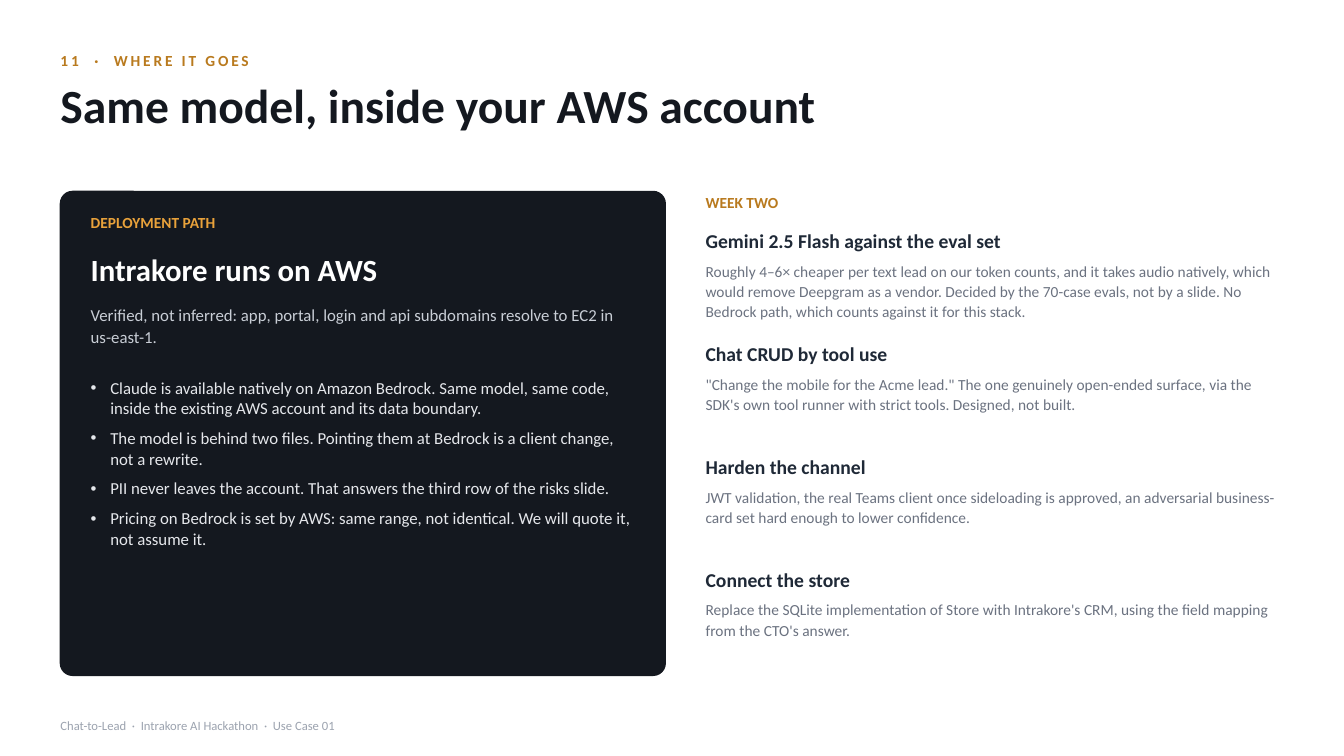
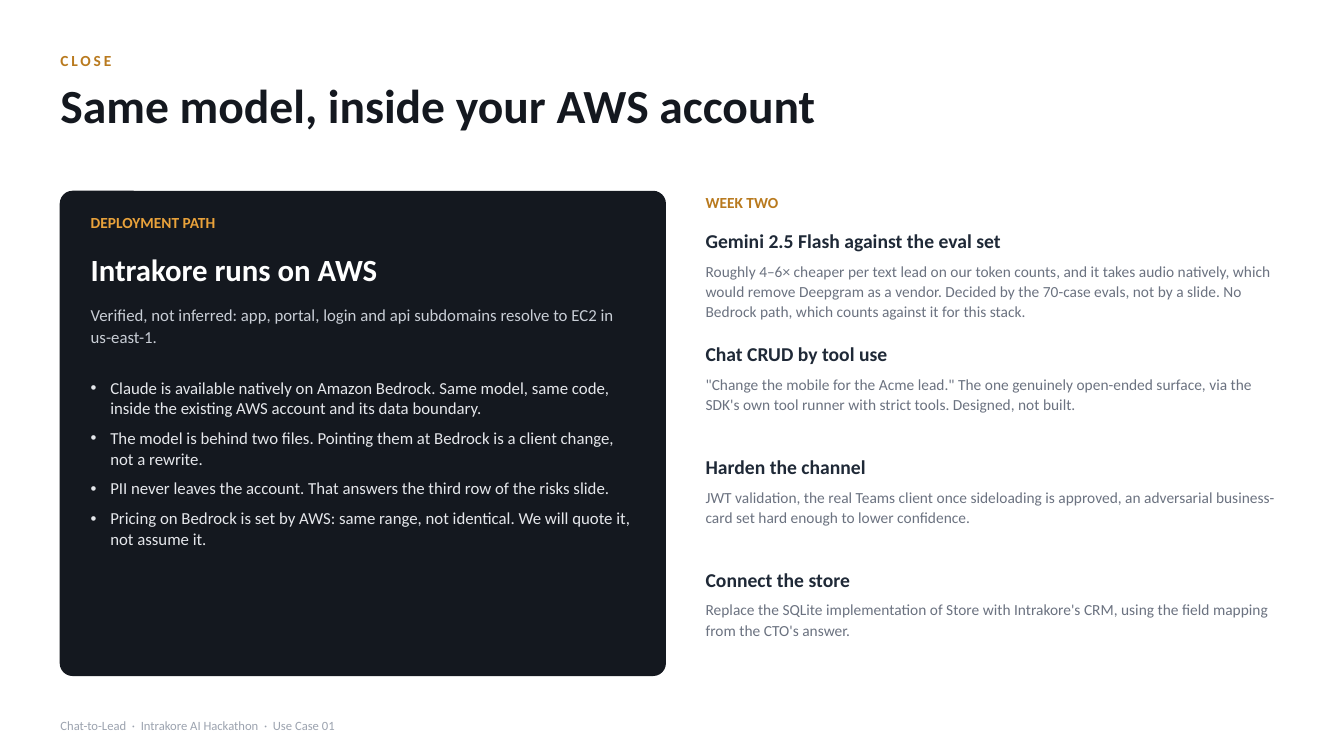
Before and after one commit to Iroh02/kore-agent-kit, a slide deck: slide 9 of chat-to-lead-deck.pptx (slide 12 before the commit). Drawn at 1344x756 pixels with LibreOffice and Linux fonts; fonts in the diff are those of the drawing. Boxes give left, top, right and bottom in pixels: in the first picture for what was removed or moved away, otherwise in the second. Text is boxed around its words. In the diff, an @@ line names an element or a change of style, - is before the commit and + after.

```diff
--- a/chat-to-lead-deck.pptx
+++ b/chat-to-lead-deck.pptx
@@ text at [60, 56, 111, 66]: text changed @@
-11 · WHERE IT GOES
+CLOSE
```
Also in this commit, not shown: 11 other slides changed.
